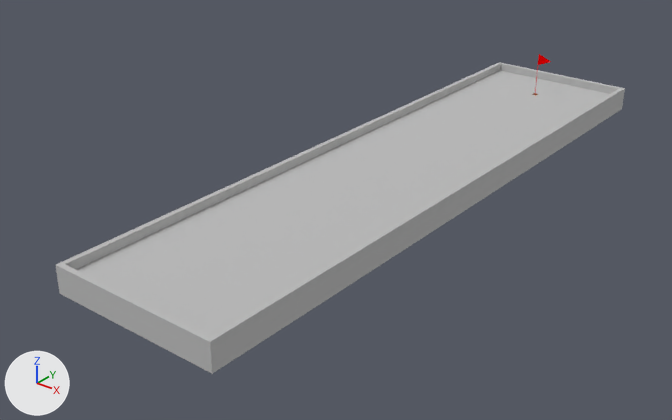
Two versions of the Blender file assets/blend_files/basic_level_1.blend, one commit apart.
The view is the same before and after, from a 50 mm lens placed at (7.87, -6.84, 5.87), pointed at (-0.55, 3.7, -0.66). Every picture has the same lights, and +X, +Y and +Z are marked at lower left.

Names of what the first picture shows: 'green'.
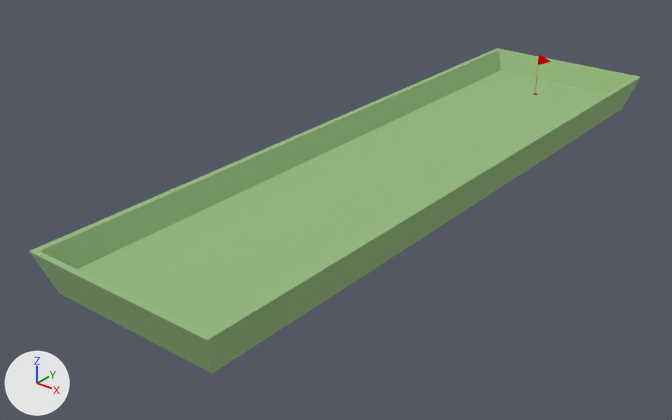
What differs and where, as boxes [x1, y1, x2, y2] in the pictures (672 x 420 px):
'green', recoloured, reshaped (grey to green, 7% wider): before [55, 62, 625, 374]; after [29, 48, 641, 374]

What changed in the scene script:
```text
Change mat_material:
    mat_material.base_color: (0.527, 0.527, 0.527) -> (0.325, 0.518, 0.232)  # light grey #c0c0c0 -> green #9abf84
Change me_green:
    used by ob_green; location = (0.0, 4.66, -0.21)
    remove me_green.from_pydata(...)  # 1243 vertices, 1174 faces; spans x -1.39..1.39, y -5.63..5.63, z -0.15..0.28
    add me_green.from_pydata(...)  # 1621 vertices, 1508 faces; spans x -1.59..1.59, y -5.84..5.84, z -0.15..0.5
    me_green part 1: 76 vertices moved from x -1.39..1.39, y -5.63..5.63, z 0.14..0.28 to x -1.59..1.59, y -5.84..5.84, z 0.14..0.5; 5 vertices removed from x -0.05..0.05, y 4.55..4.65, z 0.0; 383 vertices added at x -0.05..0.05, y 4.53..4.68, z 0.0..0.14
```
